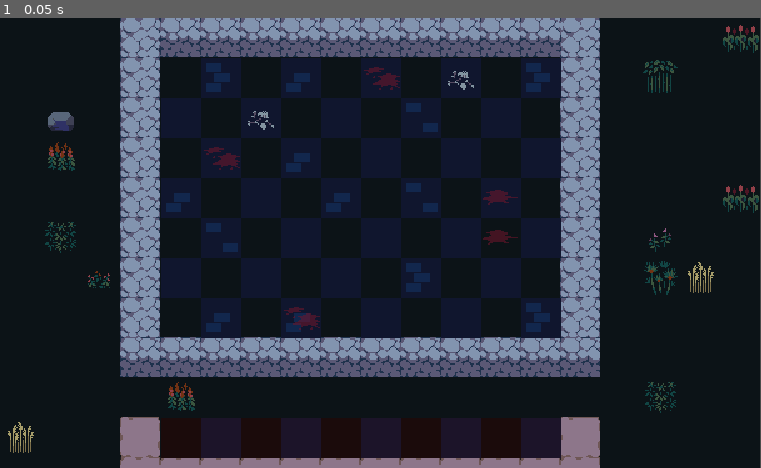
Above: before the commit, frame 1.
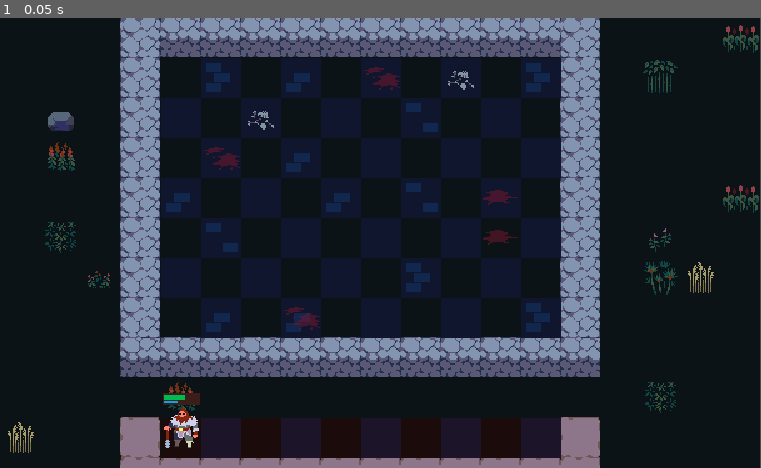
Above: after the commit, the same moment.

Repository: hanmi255/AutoBattler
Game: Godot game, scene res://scenes/arena/arena.tscn
Same seed, same stepped clock (60 frames per second), same inputs: the game is played once before the commit and once after it.
Inputs:
- Up to frame 1 (0.05 s): no input

The runs differ from the first frame. In frame 1, 0.4% of the frame differs, in the area x 21-27%, y 83-96%.

Commit message:
feat(unit): 添加单位拖拽功能并优化项目
- 新增 DragAndDrop 组件，实现单位的拖拽功能

Diff:
--- a/data/units/bjorn.tres
+++ b/data/units/bjorn.tres
@@ -8,4 +8,3 @@
 rarity = 0
 gold_cost = 1
 skin_coordinates = Vector2i(1, 3)
-metadata/_custom_type_script = "uid://bvivw118gw1wa"
--- a/data/units/units_stats.gd
+++ b/data/units/units_stats.gd
@@ -20,4 +20,4 @@
 @export var skin_coordinates: Vector2i
 
 func _to_string() -> String:
-      return name
+    return name
--- a/project.godot
+++ b/project.godot
@@ -28,6 +28,19 @@
 
 project/assembly_name="AutoBattler"
 
+[input]
+
+select={
+"deadzone": 0.2,
+"events": [Object(InputEventMouseButton,"resource_local_to_scene":false,"resource_name":"","device":-1,"window_id":0,"alt_pressed":false,"shift_pressed":false,"ctrl_pressed":false,"meta_pressed":false,"button_mask":0,"position":Vector2(0, 0),"global_position":Vector2(0, 0),"factor":1.0,"button_index":1,"canceled":false,"pressed":false,"double_click":false,"script":null)
+]
+}
+cancel_drag={
+"deadzone": 0.2,
+"events": [Object(InputEventMouseButton,"resource_local_to_scene":false,"resource_name":"","device":-1,"window_id":0,"alt_pressed":false,"shift_pressed":false,"ctrl_pressed":false,"meta_pressed":false,"button_mask":0,"position":Vector2(0, 0),"global_position":Vector2(0, 0),"factor":1.0,"button_index":2,"canceled":false,"pressed":false,"double_click":false,"script":null)
+]
+}
+
 [rendering]
 
 textures/canvas_textures/default_texture_filter=0
--- a/scenes/arena/arena.tscn
+++ b/scenes/arena/arena.tscn
@@ -1,8 +1,9 @@
-[gd_scene load_steps=7 format=4 uid="uid://1utsbx5l7poa"]
+[gd_scene load_steps=8 format=4 uid="uid://1utsbx5l7poa"]
 
 [ext_resource type="TileSet" uid="uid://cpt5peppfmfpn" path="res://scenes/arena/tile_set.tres" id="1_1qjuf"]
 [ext_resource type="Script" uid="uid://c0x1hd3xj3daw" path="res://scripts/arena/arena.gd" id="1_5tue2"]
 [ext_resource type="Texture2D" uid="uid://mbxv0ayrsu3d" path="res://assets/sprites/star_particle.png" id="2_8trdl"]
+[ext_resource type="PackedScene" uid="uid://o533q7qmby58" path="res://scenes/unit/unit.tscn" id="4_aj7ud"]
 
 [sub_resource type="Curve" id="Curve_5tue2"]
 _data = [Vector2(0, 0), 0.0, 0.0, 0, 0, Vector2(0.253394, 1), 0.0, 0.146068, 0, 0, Vector2(0.737557, 1), 0.0, 0.0, 0, 0, Vector2(0.737567, 1), 0.0, 0.0, 0, 0, Vector2(0.972851, 0), 0.0, 0.0, 0, 0]
@@ -82,3 +83,6 @@
 
 [node name="HighLight" type="TileMapLayer" parent="Bench"]
 tile_set = ExtResource("1_1qjuf")
+
+[node name="Unit" parent="." instance=ExtResource("4_aj7ud")]
+position = Vector2(160, 320)
--- a/scenes/unit/unit.tscn
+++ b/scenes/unit/unit.tscn
@@ -1,8 +1,9 @@
-[gd_scene load_steps=9 format=3 uid="uid://o533q7qmby58"]
+[gd_scene load_steps=10 format=3 uid="uid://o533q7qmby58"]
 
 [ext_resource type="Texture2D" uid="uid://cx1ivjobggp8n" path="res://assets/sprites/rogues.png" id="1_fmv3f"]
 [ext_resource type="Script" uid="uid://bloiwr4nqd7d7" path="res://scripts/unit/unit.gd" id="1_vh40f"]
-[ext_resource type="Resource" uid="uid://wnnc8ysfur7c" path="res://data/units/bjorn.tres" id="2_bhlit"]
+[ext_resource type="Resource" uid="uid://d03y7m2m073r" path="res://data/units/bjorn.tres" id="2_bhlit"]
+[ext_resource type="Script" uid="uid://b1m04bhcy023b" path="res://scripts/components/drag_and_drop.gd" id="3_vh40f"]
 
 [sub_resource type="RectangleShape2D" id="RectangleShape2D_fmv3f"]
 size = Vector2(36, 36)
@@ -63,3 +64,7 @@
 theme_override_styles/fill = SubResource("StyleBoxFlat_bhlit")
 value = 40.0
 show_percentage = false
+
+[node name="DragAnddDrop" type="Node" parent="." node_paths=PackedStringArray("target")]
+script = ExtResource("3_vh40f")
+target = NodePath("..")
--- /dev/null
+++ b/scripts/components/drag_and_drop.gd
@@ -0,0 +1,61 @@
+class_name DragAndDrop
+extends Node
+
+signal drag_canceled(starting_pos: Vector2)
+signal drag_started
+signal dropped(starting_pos: Vector2)
+
+@export var enabled: bool = true
+@export var target: Area2D
+
+var starting_pos: Vector2
+var offset := Vector2.ZERO
+var dragging := false
+
+func _ready() -> void:
+	assert(target, "DragAndDrop: target not set")
+	target.input_event.connect(_on_target_input_event.unbind(1))
+
+func _process(_delta: float) -> void:
+	if dragging and target:
+		var tween := create_tween()
+		tween.tween_property(target, "global_position", target.get_global_mouse_position() + offset, 0.2).set_trans(Tween.TRANS_BACK).set_ease(Tween.EASE_OUT)
+
+func _input(event: InputEvent) -> void:
+	if dragging and event.is_action_pressed("cancel_drag"):
+		_cancel_dragging()
+	elif dragging and event.is_action_released("select"):
+		_drop()
+
+func _end_dragging() -> void:
+	dragging = false
+	target.remove_from_group("dragging")
+	target.z_index = 0
+
+func _cancel_dragging() -> void:
+	_end_dragging()
+	drag_canceled.emit(starting_pos)
+
+func _start_dragging() -> void:
+	dragging = true
+	starting_pos = target.global_position
+	target.add_to_group("dragging")
+	# 确保拖拽的节点在最上层
+	target.z_index = 99
+	offset = target.global_position - target.get_global_mouse_position()
+	drag_started.emit()
+
+func _drop() -> void:
+	_end_dragging()
+	dropped.emit(starting_pos)
+
+func _on_target_input_event(_viewport: Node, event: InputEvent) -> void:
+	if not enabled:
+		return
+
+	var active_drag_node := get_tree().get_first_node_in_group("dragging")
+	if active_drag_node and not dragging:
+		return
+
+	if event.is_action_pressed("select"):
+		_start_dragging()
Not shown, changed: assets/font/readme.txt
Not shown: 1 places in data/units/bjorn.tres that only renumber resources
Not shown, changed: data/units/units_stats.gd.uid
Not shown, added: scripts/components/drag_and_drop.gd.uid
Not shown, changed: README.md
